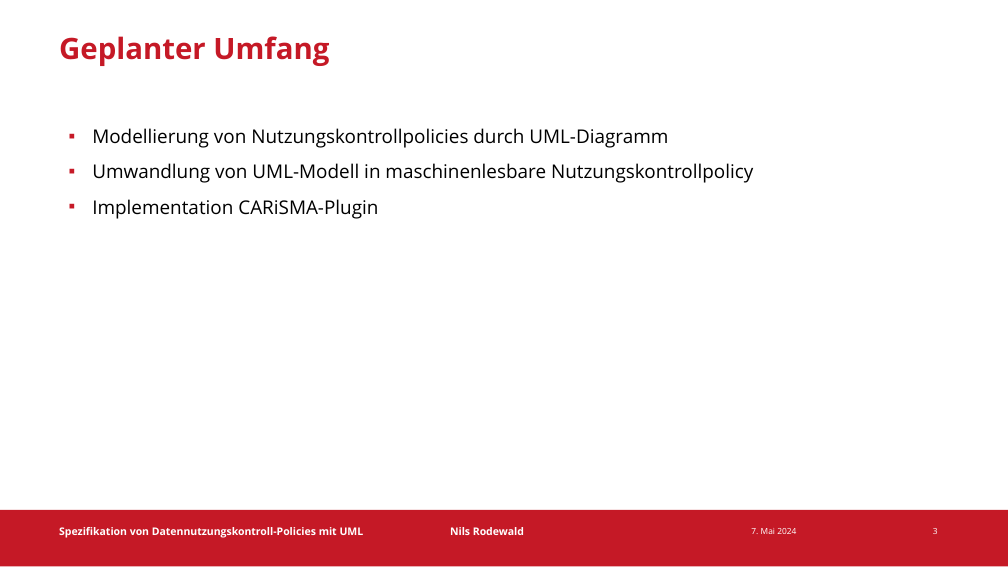
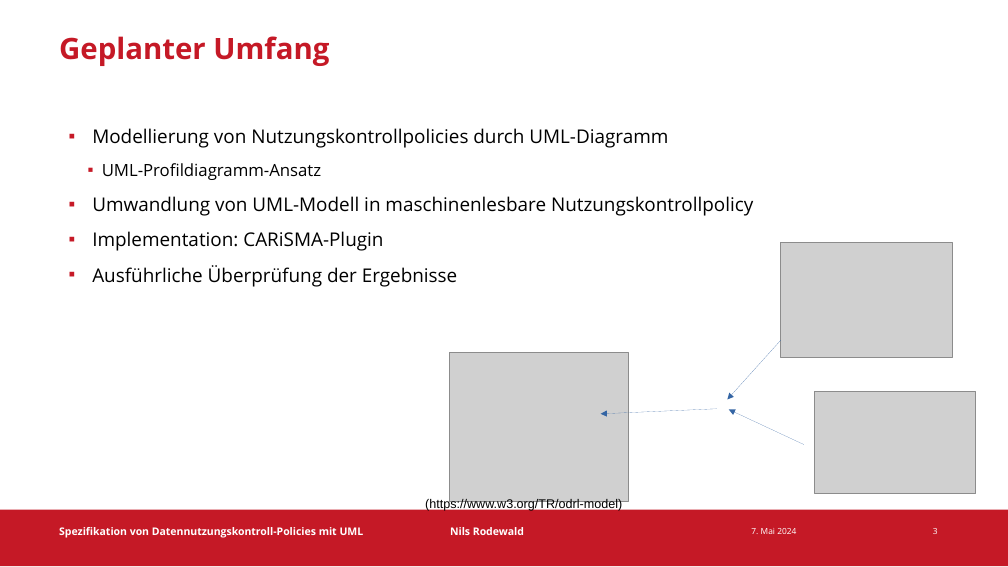
Before and after one commit to CARiSMA-Tool/carisma-tool, a slide deck: slide 3 of Zwischenvortrag/ZwischenvortragMitVorlage16_9.odp. Drawn at 1008x567 pixels with LibreOffice and Linux fonts; fonts in the diff are those of the drawing; grey boxes stand for pictures; background and template pictures are left out. Boxes give left, top, right and bottom in pixels: in the first picture for what was removed or moved away, otherwise in the second. Text is boxed around its words. In the diff, an @@ line names an element or a change of style, - is before the commit and + after.

```diff
--- a/Zwischenvortrag/ZwischenvortragMitVorlage16_9.odp
+++ b/Zwischenvortrag/ZwischenvortragMitVorlage16_9.odp
@@ text at [102, 163, 321, 180]: paragraph added @@
+  ▪ UML-Profildiagramm-Ansatz
@@ text at [92, 231, 458, 287]: text changed @@
-▪ Implementation CARiSMA-Plugin
+▪ Implementation: CARiSMA-Plugin
+▪ Ausführliche Überprüfung der Ergebnisse
@@ picture added at [781, 242, 953, 358] @@
@@ picture added at [449, 352, 628, 501] @@
@@ arrow added from (781, 340) to (727, 399), #3465A4 0 pt @@
@@ arrow added from (717, 409) to (600, 414), #3465A4 0 pt @@
@@ arrow added from (804, 445) to (729, 410), #3465A4 0 pt @@
@@ picture added at [815, 392, 976, 494] @@
@@ text added at [425, 498, 622, 511], 12 pt, text #000000 @@
+(https://www.w3.org/TR/odrl-model)
```
Also in this commit, not shown: 9 other slides changed, 10 slides added, 4 slides removed.
